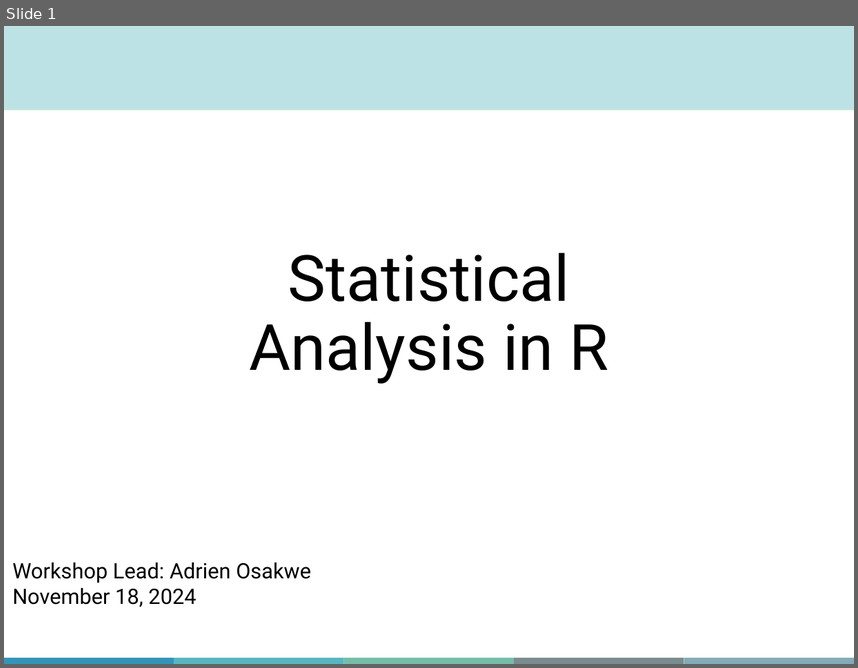
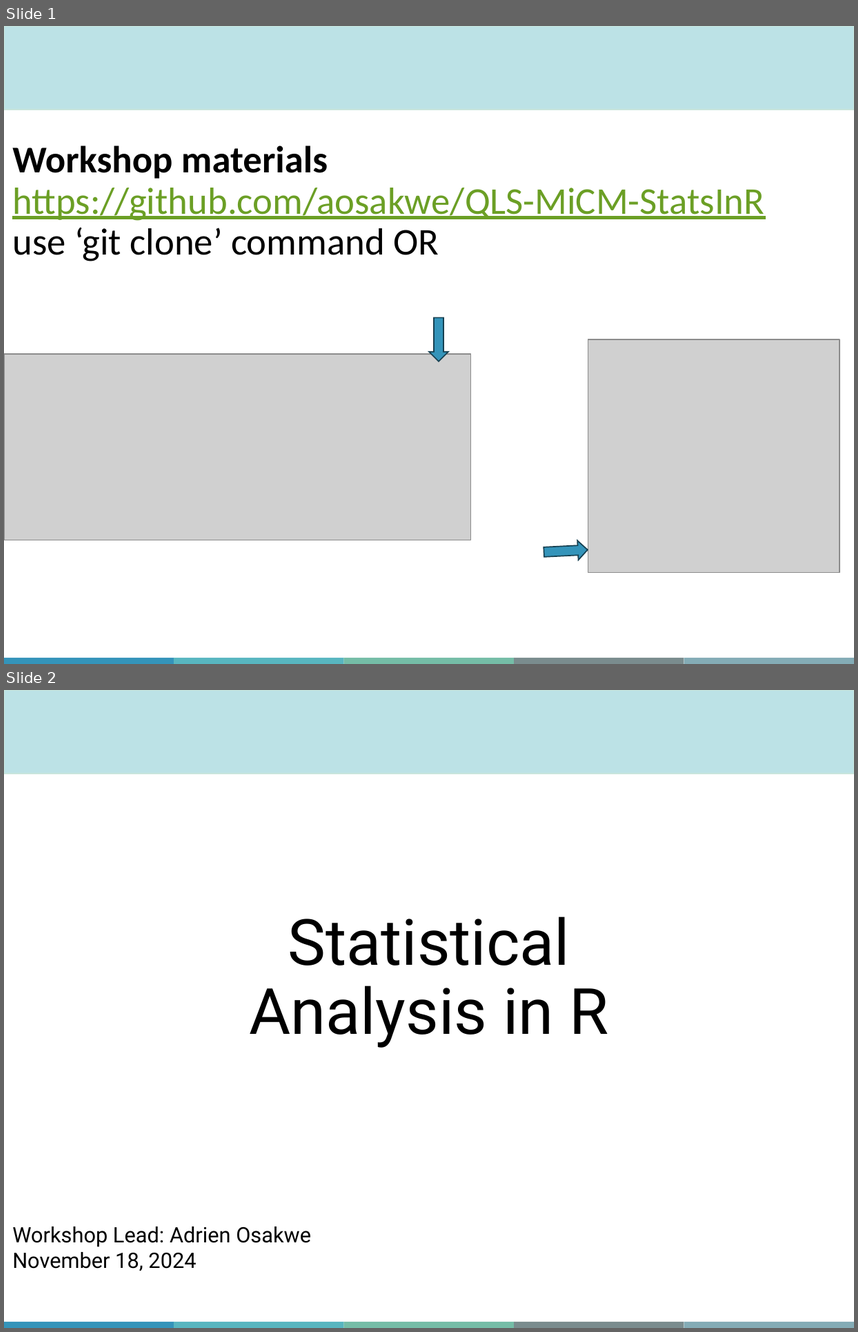
Before and after one commit to QLS-MiCM/StatsInR, a slide deck: slides/QLS-MiCM Statistics in R Fall 2024.pptx. Shown one above the other, each under a label of ours: slide 1 before the commit, slides 1 and 2 after it. The pictures are 858x668 and 858x1332 pixels, drawn with LibreOffice and Linux fonts; fonts in the diff are those of the drawing; grey boxes stand for pictures; background and template pictures are left out. Boxes give left, top, right and bottom in pixels: in the first picture for what was removed or moved away, otherwise in the second. Text is boxed around its words. In the diff, an @@ line names an element or a change of style, - is before the commit and + after.

Commit message:
Fixed error

```diff
--- a/slides/QLS-MiCM Statistics in R Fall 2024.pptx
+++ b/slides/QLS-MiCM Statistics in R Fall 2024.pptx
@@ slide 1 added at <box>4,26,854,664</box>, background #FFFFFF; not listed: 6 template elements that a slide beside it also shows @@
@@ title added at <box>12,145,764,261</box>, 32 pt, text #6B9F25, underline @@
+Workshop materials
+https://github.com/aosakwe/QLS-MiCM-StatsInR
+use ‘git clone’ command OR
@@ down arrow added at <box>429,318,448,361</box>, fill #3494BA, outline #174152 1 pt @@
@@ picture added at <box>4,354,470,540</box> @@
@@ picture added at <box>588,340,840,572</box> @@
@@ down arrow added at <box>544,539,588,561</box>, fill #3494BA, outline #174152 1 pt @@
@@ what was slide 1 is now slide 2 @@
```
